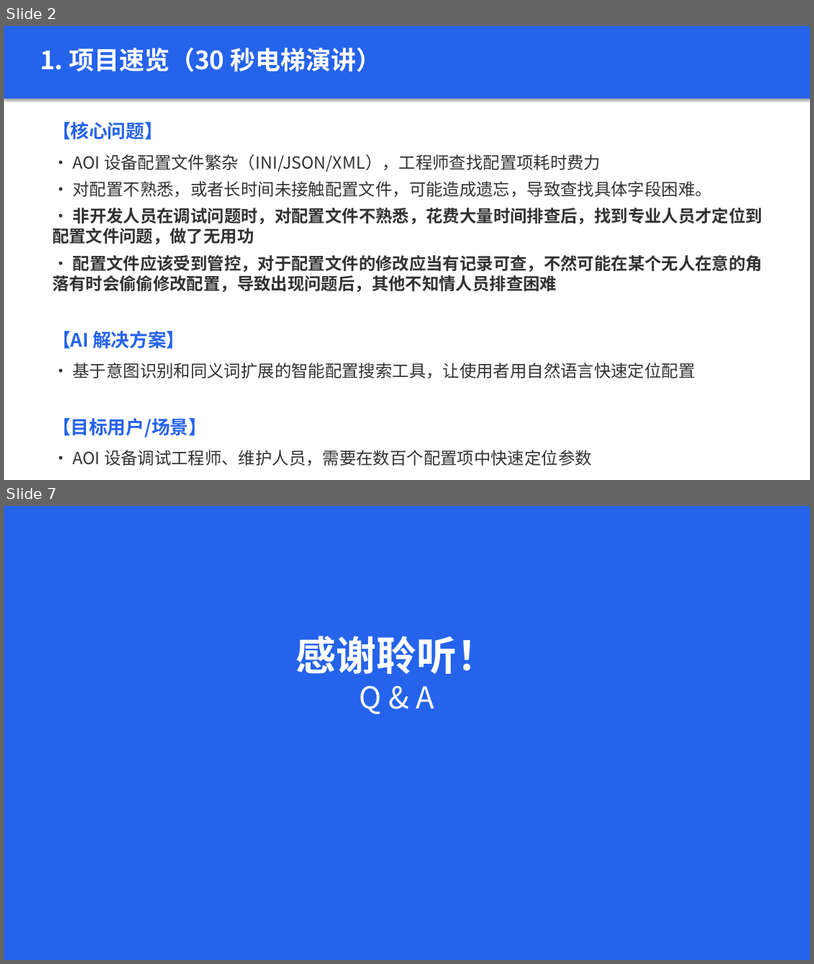
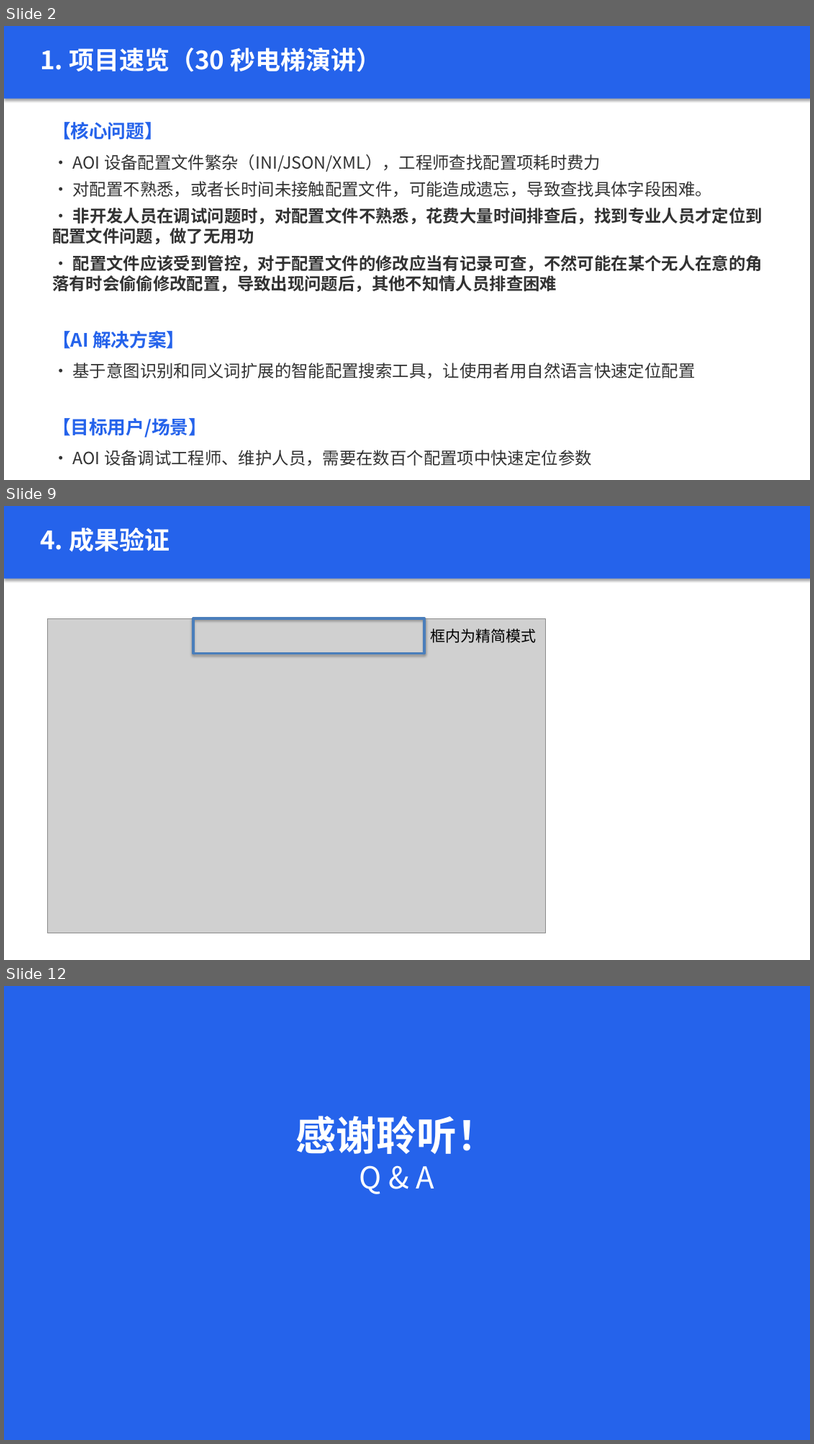
Before and after one commit to 1zyp9999/configWatcher, a slide deck: ConfigWatcher_AI 编程马拉松作品.pptx. Shown one above the other, each under a label of ours: slides 2 and 7 before the commit, slides 2, 9 and 12 after it; the slides between them are not shown. The pictures are 814x964 and 814x1444 pixels, drawn with LibreOffice and Linux fonts; fonts in the diff are those of the drawing; grey boxes stand for pictures. Boxes give left, top, right and bottom in pixels: in the first picture for what was removed or moved away, otherwise in the second. Text is boxed around its words. In the diff, an @@ line names an element or a change of style, - is before the commit and + after.

```diff
--- a/ConfigWatcher_AI 编程马拉松作品.pptx
+++ b/ConfigWatcher_AI 编程马拉松作品.pptx
@@ slide 9 added at (4, 506, 810, 960), background #FFFFFF @@
@@ rectangle added at (4, 506, 810, 579), fill #2563EB @@
@@ text added at (40, 528, 170, 552), 30 pt, text #FFFFFF, bold @@
+4. 成果验证
@@ picture added at (47, 618, 546, 933) @@
@@ rectangle added at (193, 618, 424, 654), outline #4B7EBC 3 pt @@
@@ text added at (431, 628, 537, 643), 18 pt, text #000000 @@
+框内为精简模式
@@ what was slide 7 is now slide 12 @@
```
Also in this commit, not shown: 4 slides changed, 4 other slides added.
